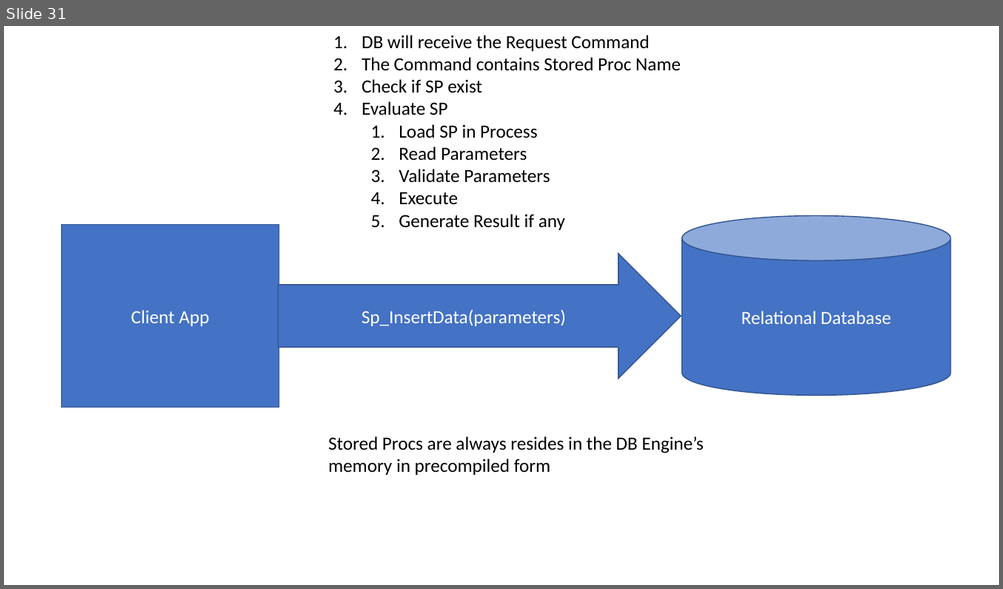
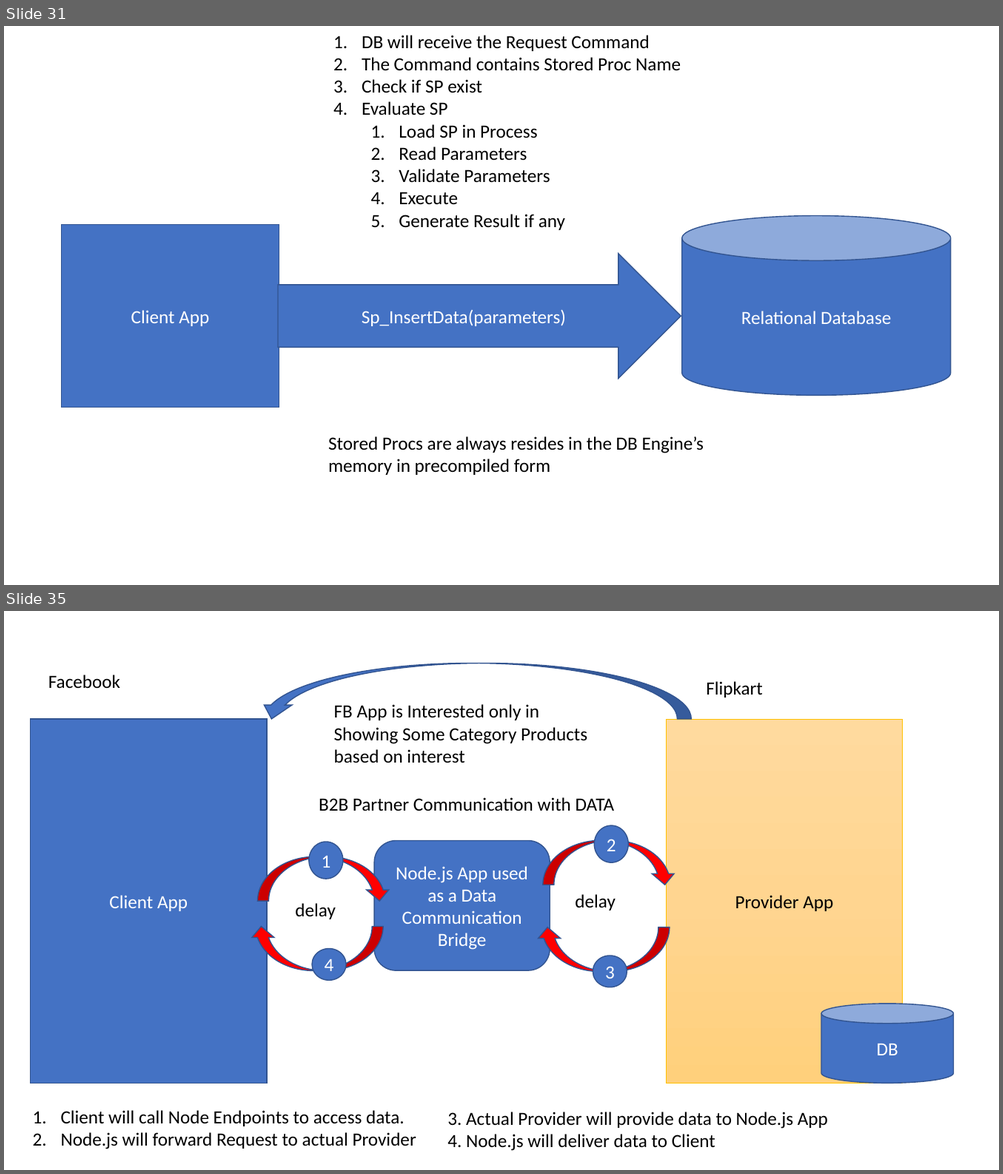
Before and after one commit to maheshsabnis/blazemarch2021, a slide deck: SpotPPTs.pptx. Shown one above the other, each under a label of ours: slide 31 before the commit, slides 31 and 35 after it; the slides between them are not shown. The pictures are 1003x589 and 1003x1174 pixels, drawn with LibreOffice and Linux fonts; fonts in the diff are those of the drawing. Boxes give left, top, right and bottom in pixels: in the first picture for what was removed or moved away, otherwise in the second. Text is boxed around its words. In the diff, an @@ line names an element or a change of style, - is before the commit and + after.

```diff
--- a/SpotPPTs.pptx
+++ b/SpotPPTs.pptx
@@ slide 35 added at (4, 611, 999, 1170), background #FFFFFF @@
@@ text added at (48, 675, 120, 688), 18 pt, text #000000 @@
+Facebook
@@ curved up arrow added at (258, 664, 691, 719), fill #4472C4, outline #325491 1 pt @@
@@ text added at (706, 681, 762, 698), 18 pt, text #000000 @@
+Flipkart
@@ rectangle added at (30, 719, 267, 1084), fill #4472C4, outline #325491 1 pt, 18 pt, text #FFFFFF @@
+Client App
@@ text added at (334, 704, 587, 763), 18 pt, text #000000 @@
+FB App is Interested only in Showing Some Category Products based on interest
@@ rectangle added at (666, 719, 902, 1084), fill gradient #FFDB9E to #FFD590 to #FFD07C, outline #FFC000 0.5 pt, 18 pt, text #000000 @@
+Provider App
@@ text added at (318, 797, 614, 811), 18 pt, text #000000 @@
+B2B Partner Communication with DATA
@@ ellipse added at (595, 826, 629, 863), fill #4472C4, outline #325491 1 pt, 18 pt, text #FFFFFF @@
+2
@@ ellipse added at (309, 843, 344, 880), fill #4472C4, outline #325491 1 pt, 18 pt, text #FFFFFF @@
+1
@@ rounded rectangle added at (374, 841, 549, 971), fill #4472C4, outline #325491 1 pt, 18 pt, text #FFFFFF @@
+Node.js App used as a Data Communication Bridge
@@ curved down arrow added at (543, 841, 675, 886), fill #FF0000, outline #325491 1 pt @@
@@ curved down arrow added at (258, 857, 390, 902), fill #FF0000, outline #325491 1 pt @@
@@ text added at (575, 894, 614, 911), 18 pt, text #000000 @@
+delay
@@ text added at (295, 903, 335, 920), 18 pt, text #000000 @@
+delay
@@ curved down arrow added at (250, 926, 383, 971), fill #FF0000, outline #325491 1 pt @@
@@ curved down arrow added at (536, 927, 669, 972), fill #FF0000, outline #325491 1 pt @@
@@ ellipse added at (312, 949, 347, 980), fill #4472C4, outline #325491 1 pt, 18 pt, text #FFFFFF @@
+4
@@ ellipse added at (593, 956, 627, 987), fill #4472C4, outline #325491 1 pt, 18 pt, text #FFFFFF @@
+3
@@ cylinder added at (821, 1004, 953, 1084), fill #4472C4, outline #325491 1 pt, 18 pt, text #FFFFFF @@
+DB
@@ text added at (61, 1111, 416, 1150), 18 pt, text #000000 @@
+1. Client will call Node Endpoints to access data.
+2. Node.js will forward Request to actual Provider
@@ text added at (447, 1112, 828, 1151), 18 pt, text #000000 @@
+3. Actual Provider will provide data to Node.js App
+4. Node.js will deliver data to Client
```
Also in this commit, not shown: 5 other slides added, 16 other files.
